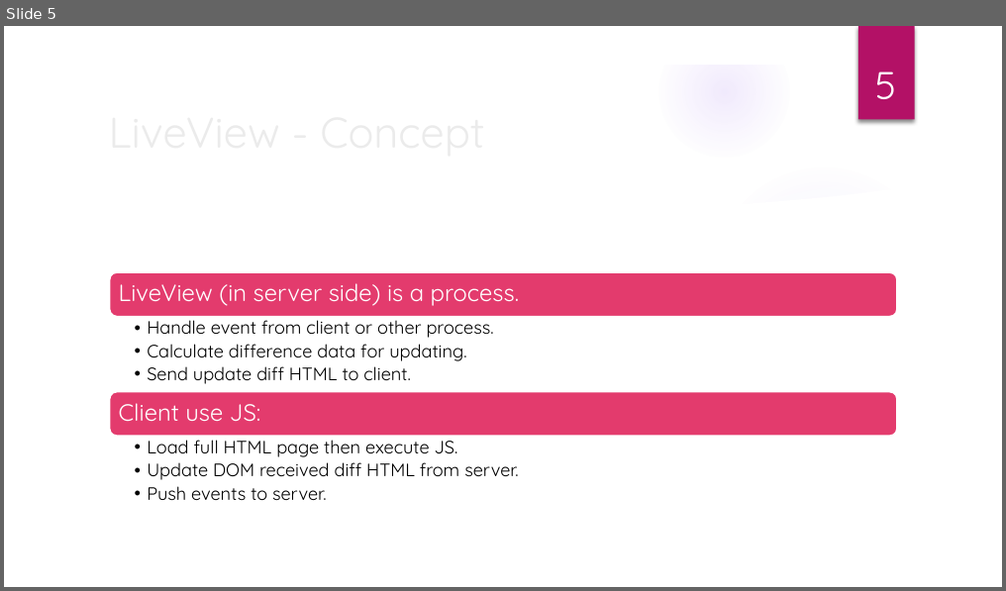
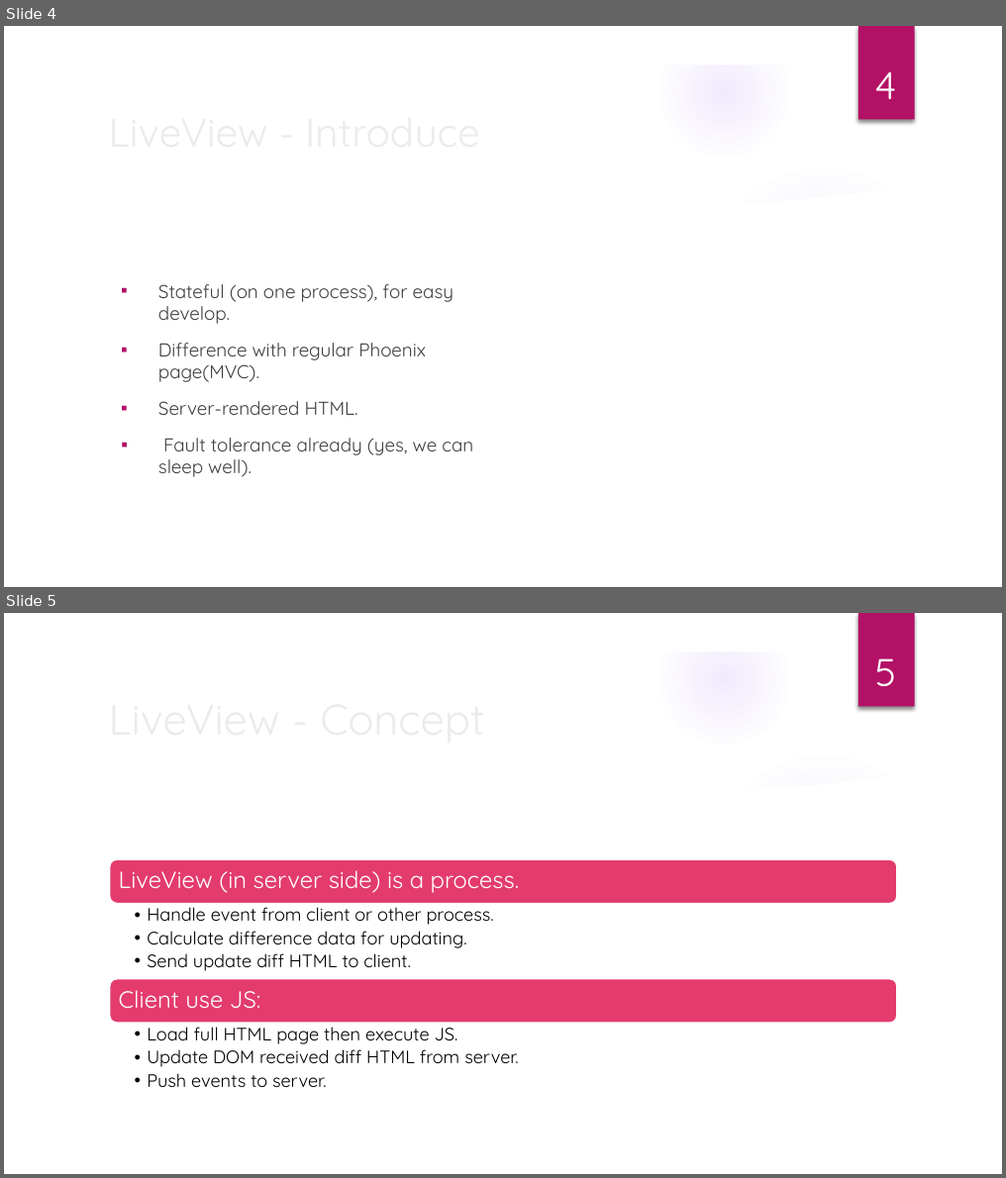
Before and after one commit to ohhi-vn/live_pub_demo, a slide deck: slide/Phoenix LiveView & Pubsub for Realtime & Scalable WebApp.pptx. Shown one above the other, each under a label of ours: slide 5 before the commit, slides 4 and 5 after it. The pictures are 1006x591 and 1006x1178 pixels, drawn with LibreOffice and Linux fonts; fonts in the diff are those of the drawing; background and template pictures are left out. Boxes give left, top, right and bottom in pixels: in the first picture for what was removed or moved away, otherwise in the second. Text is boxed around its words. In the diff, an @@ line names an element or a change of style, - is before the commit and + after.

```diff
--- a/slide/Phoenix LiveView & Pubsub for Realtime & Scalable WebApp.pptx
+++ b/slide/Phoenix LiveView & Pubsub for Realtime & Scalable WebApp.pptx
@@ slide 4 added at [4, 26, 1002, 587], background picture (left out); not listed: 9 template elements that a slide beside it also shows @@
@@ page number added at [875, 72, 897, 99], 28 pt, text #FFFFFF @@
+4
@@ title added at [99, 106, 817, 164], 28.8 pt, text #EBEBEB @@
+LiveView - Introduce
@@ text added at [158, 284, 473, 477], 13.5 pt, text #3F3F3F @@
+▪ Stateful (on one process), for easy develop.
+▪ Difference with regular Phoenix page(MVC).
+▪ Server-rendered HTML.
+▪ Fault tolerance already (yes, we can sleep well).
```
Also in this commit, not shown: 7 slides changed, 1 slide removed, 4 other files.
